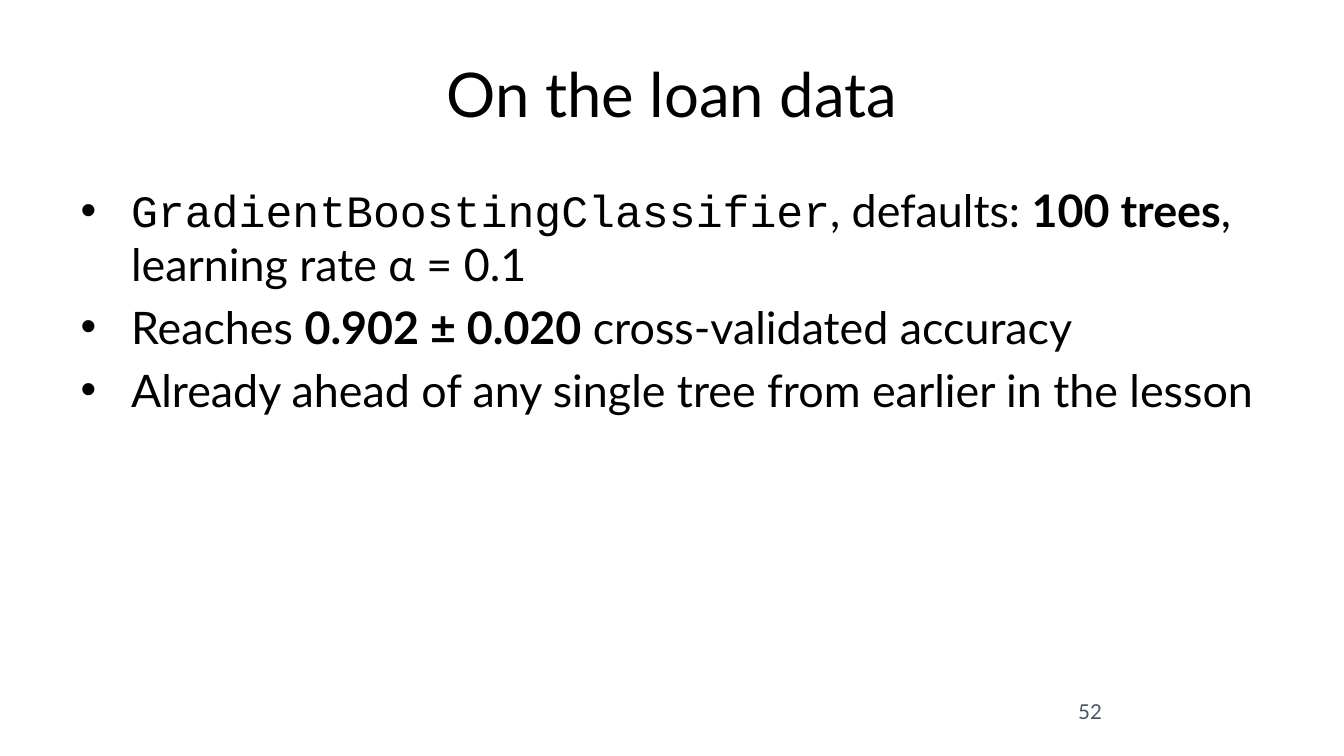
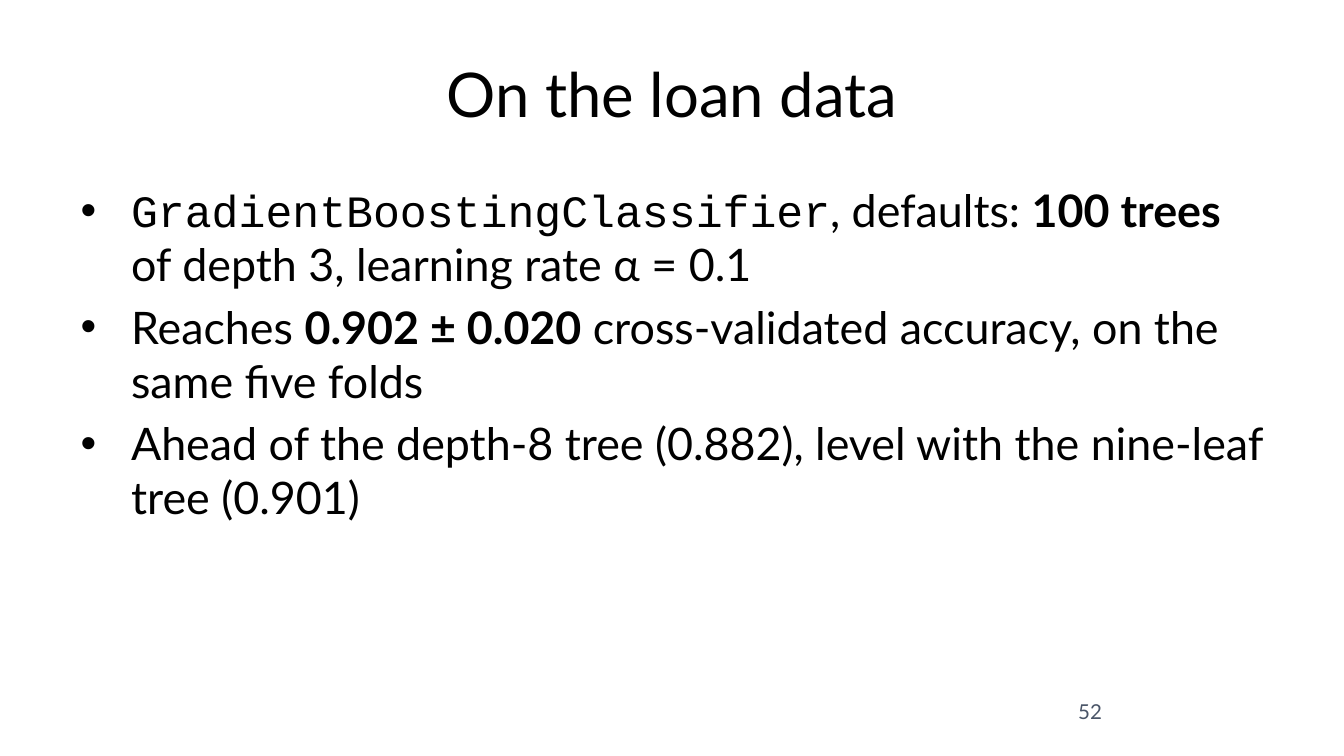
Before and after one commit to fabioantonini/technologies-for-artificial-intelligence, a slide deck: slide 52 of Lessons/07_trees_and_ensembles/Slides/trees_and_ensembles_slides.pptx. Drawn at 1344x756 pixels with LibreOffice and Linux fonts; fonts in the diff are those of the drawing; background and template pictures are left out. Boxes give left, top, right and bottom in pixels: in the first picture for what was removed or moved away, otherwise in the second. Text is boxed around its words. In the diff, an @@ line names an element or a change of style, - is before the commit and + after.

```diff
--- a/Lessons/07_trees_and_ensembles/Slides/trees_and_ensembles_slides.pptx
+++ b/Lessons/07_trees_and_ensembles/Slides/trees_and_ensembles_slides.pptx
@@ text at [131, 194, 1264, 521]: text changed @@
-• GradientBoostingClassifier, defaults: 100 trees, learning rate α = 0.1
-• Reaches 0.902 ± 0.020 cross-validated accuracy
-• Already ahead of any single tree from earlier in the lesson
+• GradientBoostingClassifier, defaults: 100 trees of depth 3, learning rate α = 0.1
+• Reaches 0.902 ± 0.020 cross-validated accuracy, on the same five folds
+• Ahead of the depth-8 tree (0.882), level with the nine-leaf tree (0.901)
```
Also in this commit, not shown: 8 other slides changed, 14 other files.
